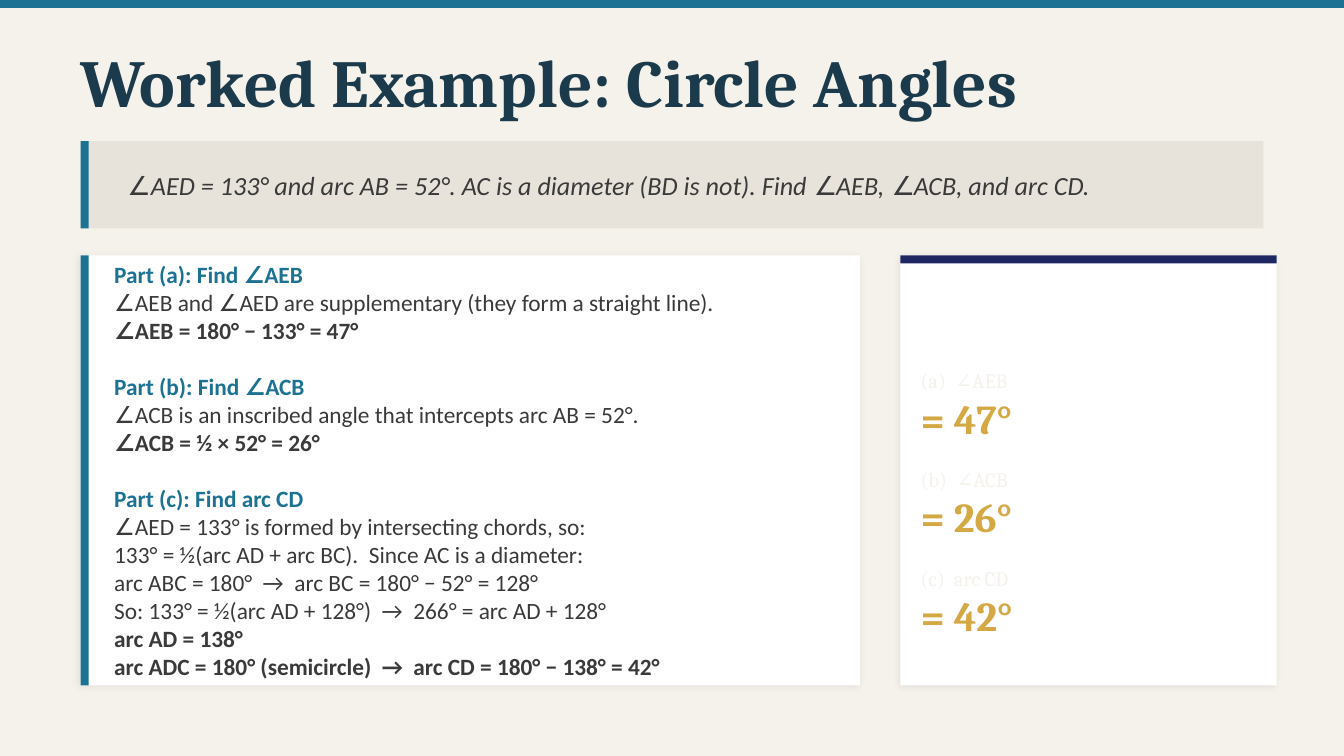
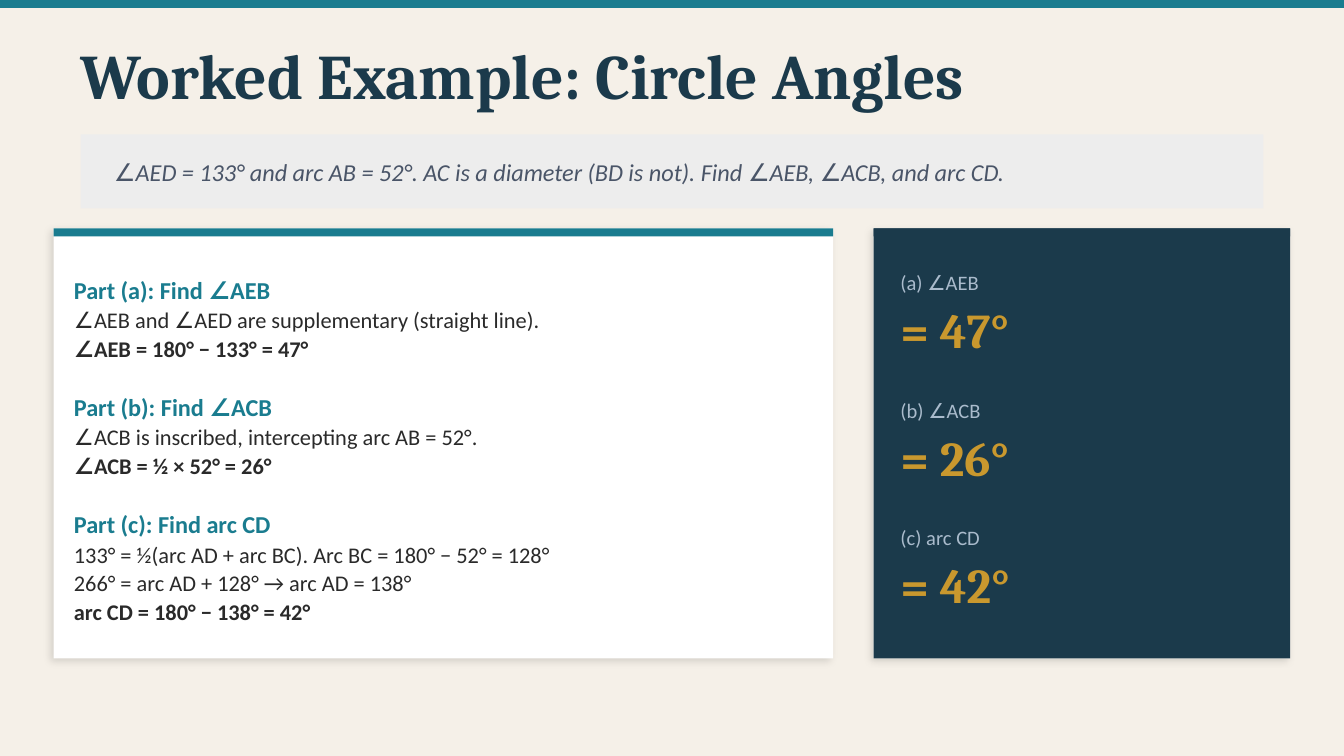
Before and after one commit to andrewhvolk/andrewhvolk.github.io, a slide deck: slide 12 of slides/Math130Unit2D.pptx (slide 8 before the commit). Drawn at 1344x756 pixels with LibreOffice and Linux fonts; fonts in the diff are those of the drawing. Boxes give left, top, right and bottom in pixels: in the first picture for what was removed or moved away, otherwise in the second. Text is boxed around its words. In the diff, an @@ line names an element or a change of style, - is before the commit and + after.

Commit message:
Updated Circles Slides

```diff
--- a/slides/Math130Unit2D.pptx
+++ b/slides/Math130Unit2D.pptx
@@ background #F5F2EB to #F5F0E8 @@
@@ text "Worked Example: Circle Angles" at (81, 55, 963, 113): size 36 to 34 pt @@
@@ rectangle: place and size @@
-rectangle at (81, 141, 1263, 228)
+rectangle at (81, 134, 1263, 208)
@@ rectangle at (81, 134, 1263, 208): fill #E8E3DA to #EDEDED @@
@@ rectangle removed at (81, 141, 89, 228) @@
@@ text "∠AED = 133° and arc ...": place and size @@
-text "∠AED = 133° and arc ..." at (151, 176, 1090, 199)
+text "∠AED = 133° and arc ..." at (136, 163, 1004, 184)
@@ text "∠AED = 133° and arc ..." at (136, 163, 1004, 184): size 14 to 13 pt, text colour #3A3A3A to #4A5568 @@
@@ rectangle: place and size @@
-rectangle at (81, 255, 860, 685)
+rectangle at (54, 228, 833, 659)
@@ rectangle at (54, 228, 833, 659): shadow changed @@
@@ rectangle added at (54, 228, 833, 237), fill #1A7C8F @@
@@ rectangle at (874, 228, 1290, 659): shadow changed @@
@@ rectangle: place and size @@
-rectangle at (900, 255, 1277, 685)
+rectangle at (874, 228, 1290, 659)
@@ rectangle: place and size @@
-rectangle at (900, 255, 1277, 263)
+rectangle at (874, 228, 1290, 237)
@@ rectangle at (874, 228, 1290, 237): fill #1E2761 to #1B3A4B @@
@@ rectangle added at (874, 228, 1290, 659), fill #1B3A4B @@
@@ text "Part (a): Find ∠AEB": place and size @@
-text "Part (a): Find ∠AEB" at (114, 266, 713, 679)
+text "Part (a): Find ∠AEB" at (74, 281, 550, 620)
@@ rectangle removed at (81, 255, 89, 685) @@
@@ text at (74, 281, 308, 537): size 12.5 to 13 pt, text colour #1C7293 to #1A7C8F in "Part (a): Find ∠AEB", "Part (b): Find ∠ACB", "Part (c): Find arc CD"; size 12.5 to 12 pt, text colour #3A3A3A to #2A2A2A in "∠AEB = 180° − 133° = 47°", "∠ACB = ½ × 52° = 26°"; more space between paragraphs @@
@@ text at (573, 299, 1012, 533): paragraphs removed @@
-(a) ∠AEB
-= 47°
-(b) ∠ACB
-= 26°
@@ text added at (900, 275, 979, 293), 11 pt, text #AABBCC @@
+(a) ∠AEB
@@ text at (94, 312, 540, 332): text changed; size 12.5 to 12 pt; text colour #3A3A3A to #2A2A2A @@
-∠AEB and ∠AED are supplementary (they form a straight line).
+∠AEB and ∠AED are supplementary (straight line).
@@ text added at (940, 315, 1009, 349), 26 pt, text #C9982E, bold @@
+= 47°
@@ text added at (900, 403, 981, 421), 11 pt, text #AABBCC @@
+(b) ∠ACB
@@ text at (94, 429, 478, 449): text changed; size 12.5 to 12 pt; text colour #3A3A3A to #2A2A2A @@
-∠ACB is an inscribed angle that intercepts arc AB = 52°.
+∠ACB is inscribed, intercepting arc AB = 52°.
@@ text added at (940, 443, 1009, 477), 26 pt, text #C9982E, bold @@
+= 26°
@@ text "(c) arc CD": place and size @@
-text "(c) arc CD" at (573, 299, 1013, 631)
+text "(c) arc CD" at (900, 530, 980, 548)
@@ text "(c) arc CD" at (900, 530, 980, 548): font Cambria to Calibri, text colour #F5F2EB to #AABBCC @@
@@ text at (74, 547, 550, 620): text changed; size 12.5 to 12 pt; text colour #3A3A3A to #2A2A2A @@
-∠AED = 133° is formed by intersecting chords, so:
-133° = ½(arc AD + arc BC). Since AC is a diameter:
-arc ABC = 180° → arc BC = 180° − 52° = 128°
-So: 133° = ½(arc AD + 128°) → 266° = arc AD + 128°
-arc AD = 138°
-arc ADC = 180° (semicircle) → arc CD = 180° − 138° = 42°
+133° = ½(arc AD + arc BC). Arc BC = 180° − 52° = 128°
+266° = arc AD + 128° → arc AD = 138°
+arc CD = 180° − 138° = 42°
@@ text added at (940, 570, 1010, 603), 26 pt, text #C9982E, bold @@
+= 42°
@@ text at (954, 603, 1013, 631): paragraph removed @@
-= 42°
```
Also in this commit, not shown: 21 other slides changed, 8 slides added, 2 slides removed, 1 other file.
